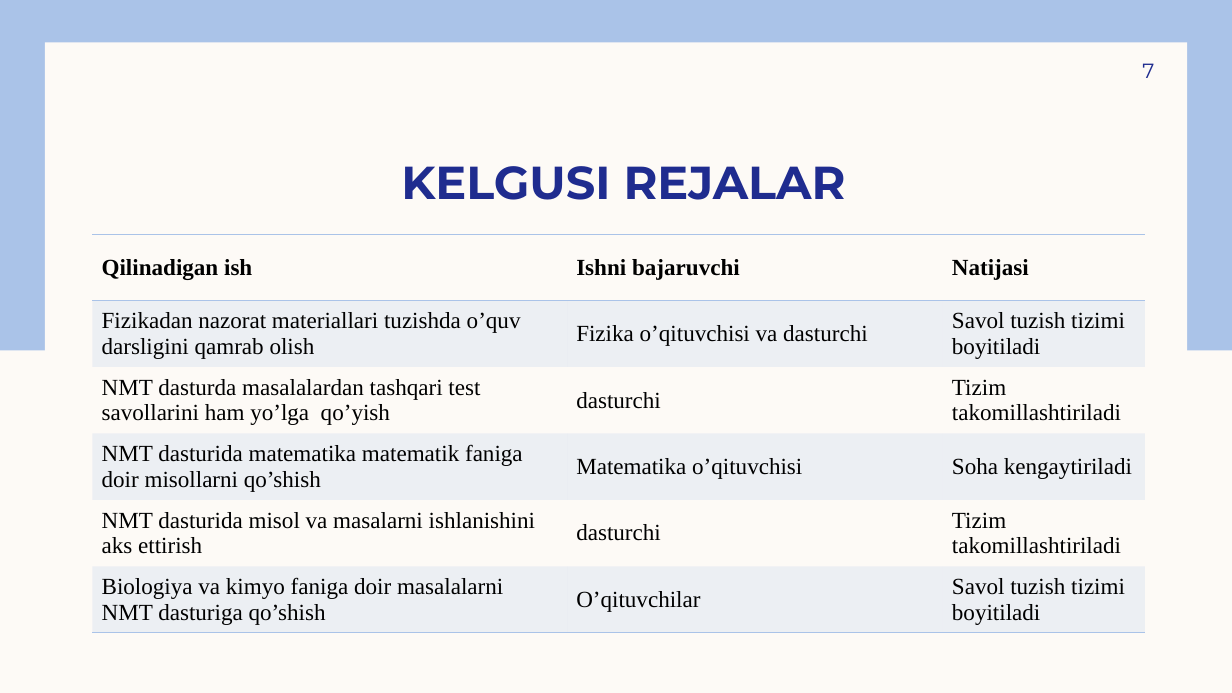
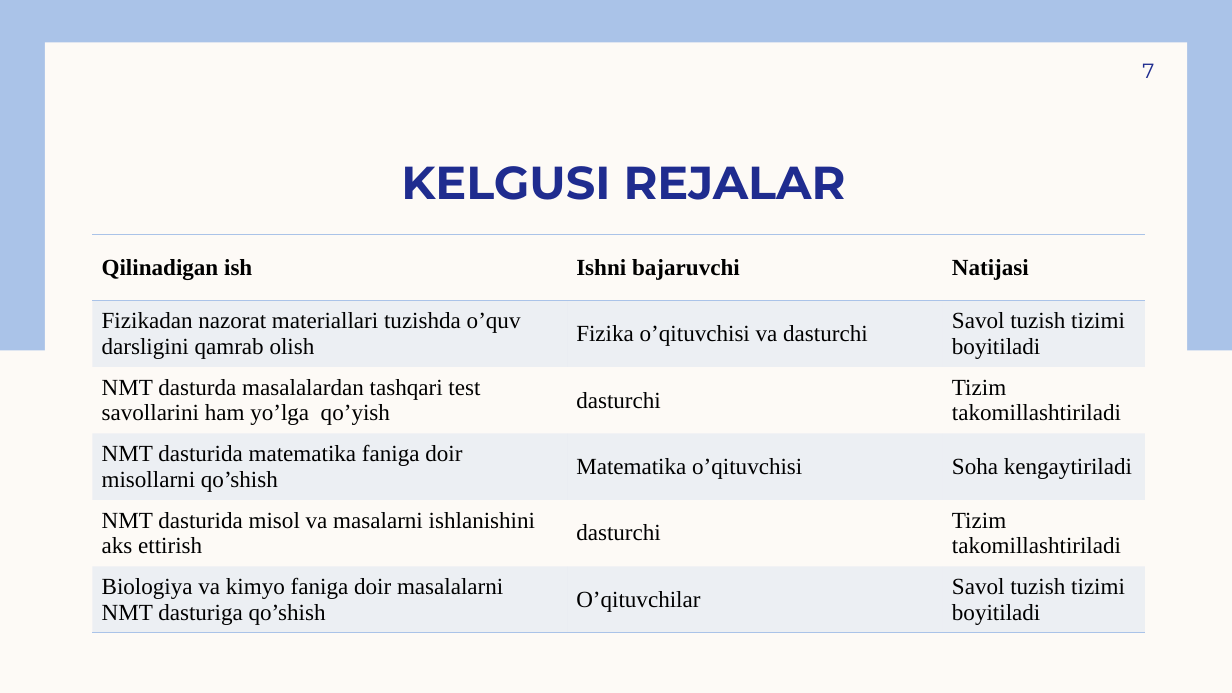
Before and after one commit to Hojiakbar-Turotov/NMT-AI, a slide deck: slide 7 of Nazorat materiallari tuzuvchi.pptx. Drawn at 1232x693 pixels with LibreOffice and Linux fonts; fonts in the diff are those of the drawing. Boxes give left, top, right and bottom in pixels: in the first picture for what was removed or moved away, otherwise in the second. Text is boxed around its words. In the diff, an @@ line names an element or a change of style, - is before the commit and + after.

```diff
--- a/Nazorat materiallari tuzuvchi.pptx
+++ b/Nazorat materiallari tuzuvchi.pptx
@@ table at [92, 234, 1146, 633] @@
-row 4, column 1: NMT dasturida matematika matematik faniga doir misollarni qo’shish
+row 4, column 1: NMT dasturida matematika faniga doir misollarni qo’shish
```
Also in this commit, not shown: 3 other slides changed, 2 slides added, 2 other files.
